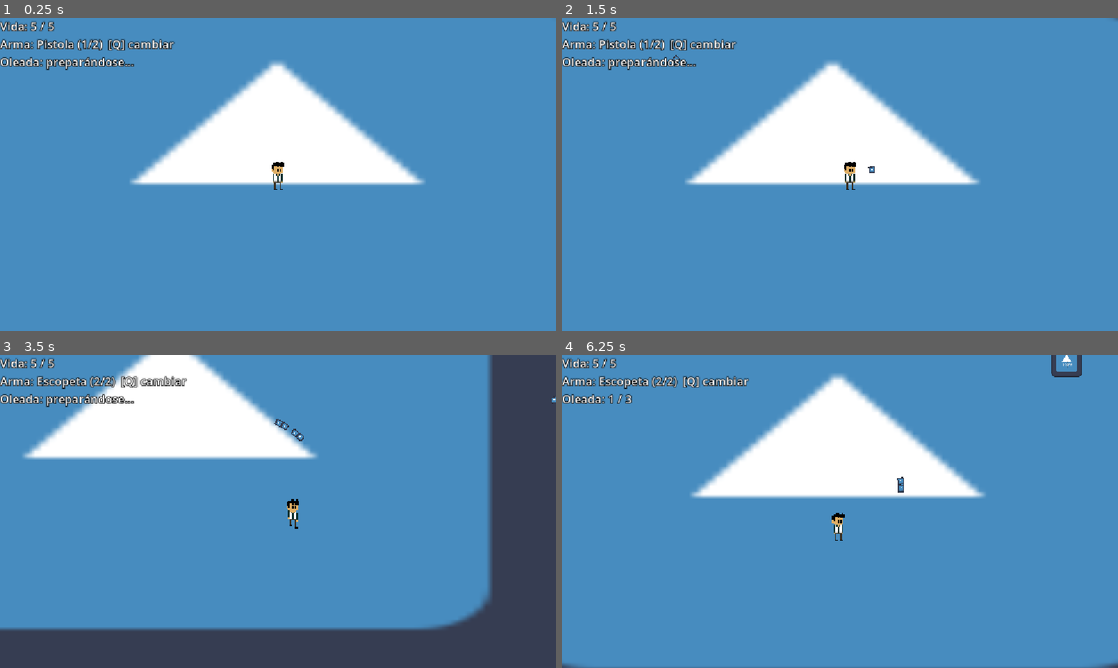
Above: before the commit, frames 1-4 (two rows, left to right).
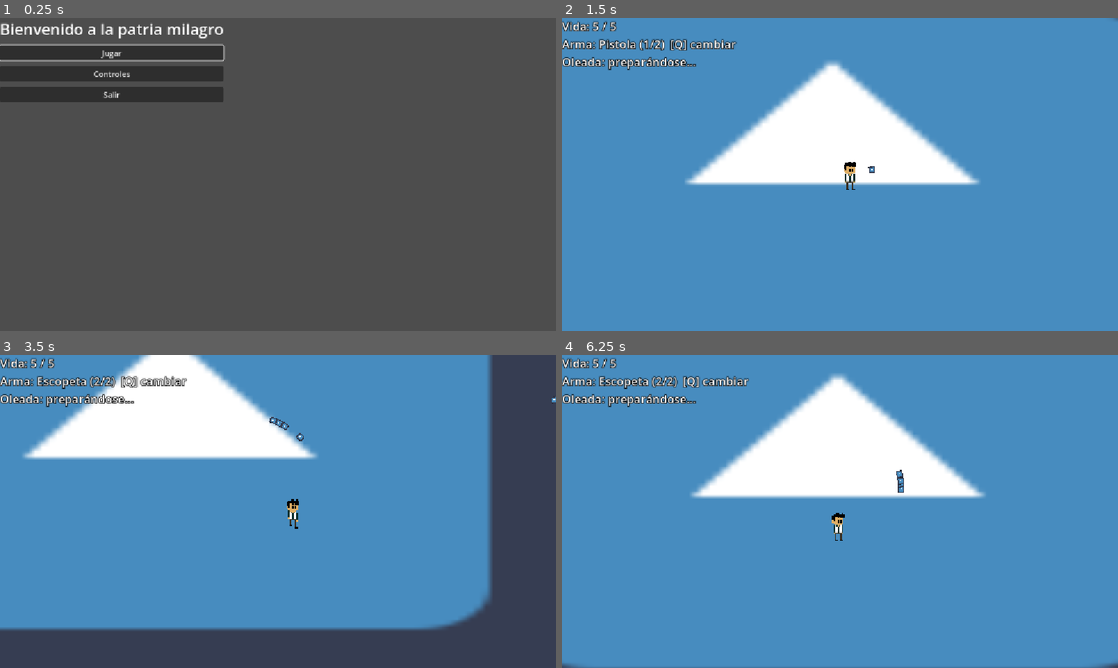
Above: after the commit, the same moments.

Repository: spoloa/Estructuras-De-Datos-2026---II
Game: Godot game, scene res://scenes/MainMenu.tscn
Two runs of this game, one before a commit and one after it. Both use one fixed random seed, a clock stepped at 60 frames per second and the inputs below. Before the commit the project starts from res://scenes/Main.tscn. The engine's default icon, where the game draws it, is replaced by a stand-in: a white triangle on a blue panel in a dark square.
Inputs (mouse positions are in pixels of both pictures, inside the frame that each line leads up to):
- Up to frame 1 (0.25 s): no input
- Up to frame 2 (1.5 s): click (673, 52) at 0.5 s, where only the run after the commit has a clickable "Jugar"; move the mouse to (962, 158) at 1.27 s; press the mouse at (962, 158) at 1.28 s; hold D (move_right) from 1.28 s (still down)
- Up to frame 3 (3.5 s): move the mouse to (166, 527) at 2.02 s; release D (move_right) at 2.03 s; release the mouse at (166, 527) at 2.03 s; hold S (move_down) 2.03-2.78 s; tap Q (switch_weapon) at 2.1 s; move the mouse to (333, 442) at 2.77 s; press the mouse at (333, 442) at 2.78 s; hold D (move_right) from 2.78 s (still down)
- Up to frame 4 (6.25 s): move the mouse to (812, 574) at 3.52 s; release D (move_right) at 3.53 s; release the mouse at (812, 574) at 3.53 s; hold W (move_up) 3.53-4.28 s; tap Q (switch_weapon) at 3.6, 5.1 s; move the mouse to (1006, 558) at 4.27 s; press the mouse at (1006, 558) at 4.28 s; hold A (move_left) 4.28-5.78 s; move the mouse to (673, 464) at 5.02 s; release the mouse at (673, 464) at 5.03 s; move the mouse to (867, 511) at 5.77 s; press the mouse at (867, 511) at 5.78 s; hold S (move_down) from 5.78 s (still down)

The runs differ from the first frame. In frame 1, 100% of the frame differs, in the area x 0-100%, y 0-100%; in frame 2, less than 0.1%; in frame 3, less than 0.1%; in frame 4, 0.6%.

Commit message:
Renderizado MainMenu

Diff:
--- a/project.godot
+++ b/project.godot
@@ -11,7 +11,7 @@
 [application]
 
 config/name="Bienvenido a la patria milagro"
-run/main_scene="uid://bxopteykr2dg5"
+run/main_scene="res://scenes/MainMenu.tscn"
 config/features=PackedStringArray("4.7", "GL Compatibility")
 config/icon="res://icon.svg"
 
--- a/scenes/GameFlow.gd
+++ /dev/null
@@ -1,45 +0,0 @@
-class_name GameFlow
-extends Node
-## Controla cómo termina la partida:
-##   - Si el jugador muere        -> pantalla "GAME OVER"
-##   - Si se completan las oleadas -> pantalla "¡VICTORIA!"
-##
-## Es un nodo suelto dentro de Main.tscn. En el Inspector hay que asignar
-## el Player y el WaveManager.
-
-## Nodo Player (se escucha su señal died).
-@export var player: Player
-## Nodo WaveManager (se escucha su señal all_waves_completed).
-@export var wave_manager: WaveManager
-## Segundos de espera antes de mostrar la pantalla final (para ver la muerte/el último enemigo).
-@export var end_delay: float = 1.2
-
-var _finished: bool = false
-
-
-func _ready() -> void:
-	if player == null or wave_manager == null:
-		push_warning("GameFlow: falta asignar Player o WaveManager en el Inspector")
-		return
-	player.died.connect(_on_player_died)
-	wave_manager.all_waves_completed.connect(_on_victory)
-
-
-func _on_player_died() -> void:
-	_finish("GAME OVER")
-
-
-func _on_victory() -> void:
-	_finish("¡VICTORIA!")
-
-
-## Muestra la pantalla final una sola vez, aunque lleguen dos señales seguidas.
-func _finish(title: String) -> void:
-	if _finished:
-		return
-	_finished = true
-	ScreenManager.pause_enabled = false  # ya no tiene sentido pausar
-	await get_tree().create_timer(end_delay).timeout
-	if not is_inside_tree():
-		return
-	ScreenManager.push_screen(EndScreen.new(title))
--- a/scenes/MainMenu.tscn
+++ b/scenes/MainMenu.tscn
@@ -1,12 +1,8 @@
-[gd_scene format=3]
+[gd_scene format=3 uid="uid://c7uioug7vd55n"]
 
-[ext_resource type="Script" path="res://scripts/ui/MainMenu.gd" id="1_menu"]
+[ext_resource type="Script" uid="uid://dw53smwmjg0fa" path="res://scripts/ui/MainMenu.gd" id="1_menu"]
 
-[node name="MainMenu" type="Control"]
+[node name="MainMenu" type="Control" unique_id=15998675]
 layout_mode = 3
-anchors_preset = 15
-anchor_right = 1.0
-anchor_bottom = 1.0
-grow_horizontal = 2
-grow_vertical = 2
+anchors_preset = 0
 script = ExtResource("1_menu")
Not shown, removed: scenes/GameFlow.gd.uid
